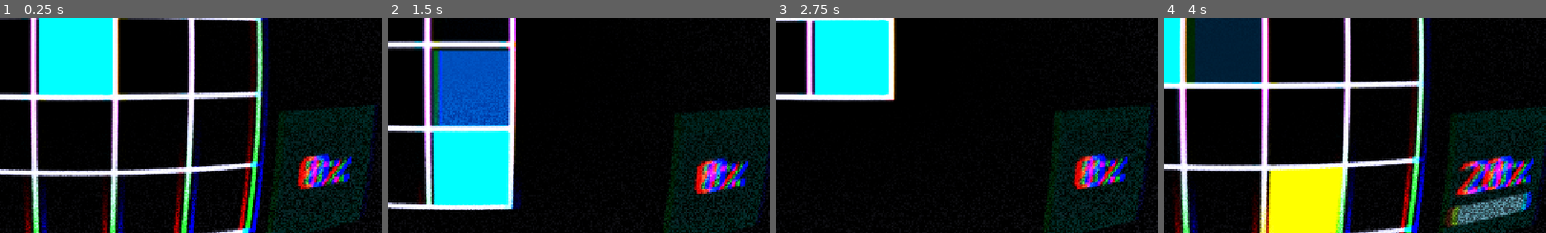
Above: before the commit, frames 1-4 (left to right).
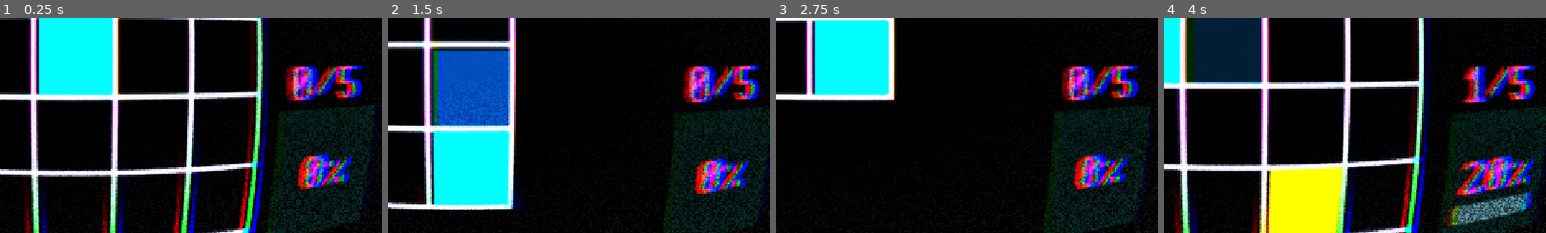
Above: after the commit, the same moments.

Repository: maseyonok421/maseyonok-sTestGameAboutPointThatCanMoveIn4DirectionsOnGrid
Game: Godot game, scene res://scenes/game.tscn
The game is run twice, just before and just after one commit, with the same random seed, the same clock (stepped at 60 frames per second) and the same inputs.
Inputs:
- Up to frame 1 (0.25 s): no input
- Up to frame 2 (1.5 s): hold Right (ui_right) 0.53-1.28 s; hold Down (ui_down) from 1.28 s (still down)
- Up to frame 3 (2.75 s): release Down (ui_down) at 2.03 s; hold Right (ui_right) from 2.03 s (still down)
- Up to frame 4 (4 s): release Right (ui_right) at 2.78 s; hold Up (ui_up) 2.78-3.53 s; hold Left (ui_left) from 3.53 s (still down)
The pictures show only the part of the screen within x 40-90%, y 41-91%; the shares and areas given below are measured in that part.

The runs differ from the first frame. In frame 1, 2.7% of the frame differs, in the area x 74-95%, y 22-40%; in frame 2, 2.8%, in the area x 77-98%, y 22-40%; in frame 3, 2.7%; in frame 4, 2.4%.

Commit message:
[C] Better Progress Bar

Diff:
--- a/prefabs/camera.tscn
+++ b/prefabs/camera.tscn
@@ -65,6 +65,17 @@
 theme_override_font_sizes/font_size = 50
 text = "sdfdsf"
 
+[node name="xpInfoLabel" type="Label" parent="."]
+offset_left = 161.0
+offset_top = 4.0
+offset_right = 354.0
+offset_bottom = 82.0
+theme_override_colors/font_color = Color(1.034, 0.563, 1.353, 1)
+theme_override_fonts/font = ExtResource("2_6ayxh")
+theme_override_font_sizes/font_size = 50
+text = "sdfdsf"
+horizontal_alignment = 1
+
 [node name="xpPBBG" type="TextureProgressBar" parent="."]
 anchors_preset = 7
 anchor_left = 0.5
--- a/scripts/camera.gd
+++ b/scripts/camera.gd
@@ -37,6 +37,9 @@
 	"X=" + str(playerX) + "; Y=" + str(playerY)
 	$levelInfoLabel.text = \
 	"level=" + str(Global.curLevel)
+	$xpInfoLabel.text = \
+	str(int(Global.score - Global.xpForPrev)) \
+	+"/"+ str(int(Global.xpForLevels - Global.xpForPrev))
 
 	positionX = lerp(1.0*positionX, 1.0*playerX, delta*camSpeed)
 	positionY = lerp(1.0*positionY, 1.0*playerY, delta*camSpeed)
Not shown, added: fonts/8bitoperator JVE/8bitoperator_jve.ttf.import
Not shown, added: fonts/Taminaru/Taminaru-Regular.otf.import
Not shown, added: fonts/WebPlus IBM MDA/web_ibm_mda.ttf.import
Not shown: 1 places in prefabs/camera.tscn that only renumber resources
